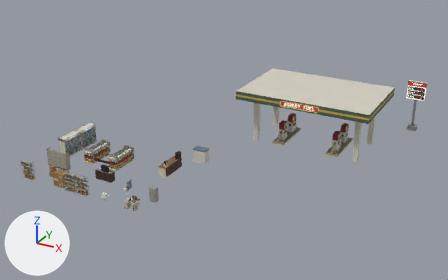
A saved change to the glTF model THE_VEIL_ASSETS_V2/04_Commercial/Gas_Station/COM_GasStation_Furnishing.glb.
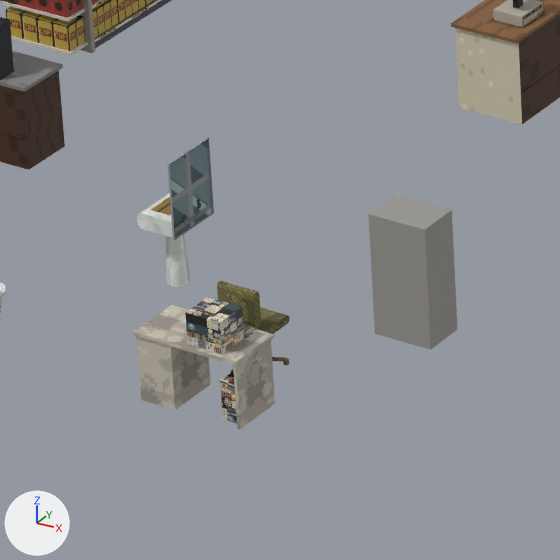
The first picture shows the older version from a 50 mm camera at (35.1, -48.1, 26.9) aimed at (7.2, 2.7, 1.5). The close-ups show the older and then the newer version on the part from 24% to 38% of the width and 59% to 81% of the height of that picture. Only the edits that show in the close-ups are written down. Arrows for +X, +Y and +Z are at lower left; the lights stay in place. Objects named as collision shapes, trigger or cutter boxes, shadow casters or lower levels of detail are left out. Where no turn or scale is listed for an object, it has been applied to the vertices.

In view in the first close-up: 'COM_GasStation_Furnishing_Mesh'.
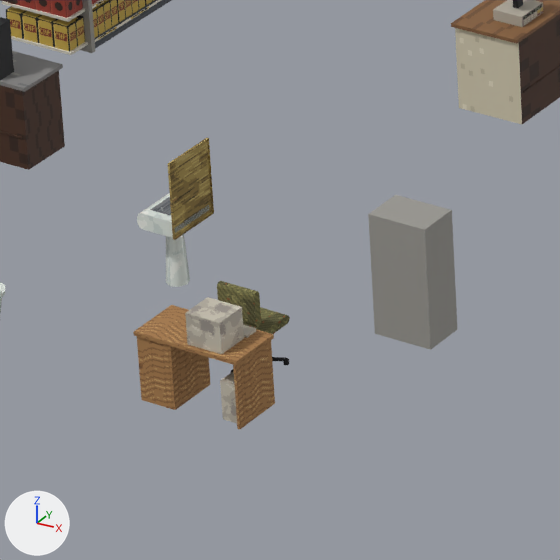
Edits to the bpy script that builds the scene:
```text
Change mat_m_furn_woodpainted:
    mat_m_furn_woodpainted.texture: img_image_6 -> img_image_5
Change mat_m_furn_woodlight:
    mat_m_furn_woodlight.texture: img_image_8 -> img_image_7
Change mat_m_furn_plasticdirty:
    where n2 = _N.new('ShaderNodeTexImage'); n2.name = 'Image Texture'
    n2.image: img_image_9 -> img_image_8
```

Where the change shows, as pixel boxes (x1, y1, x2, y2) in the close-ups (560 x 560 px):
'COM_GasStation_Furnishing_Mesh', surface changed: (133, 10, 547, 429) in both
